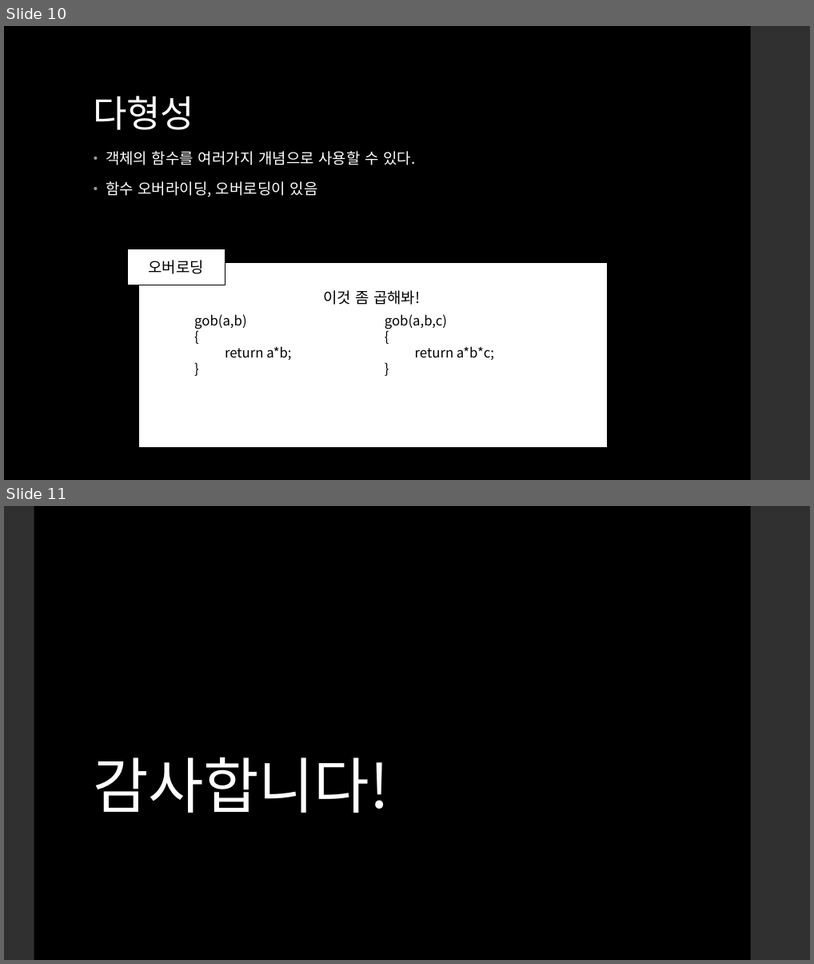
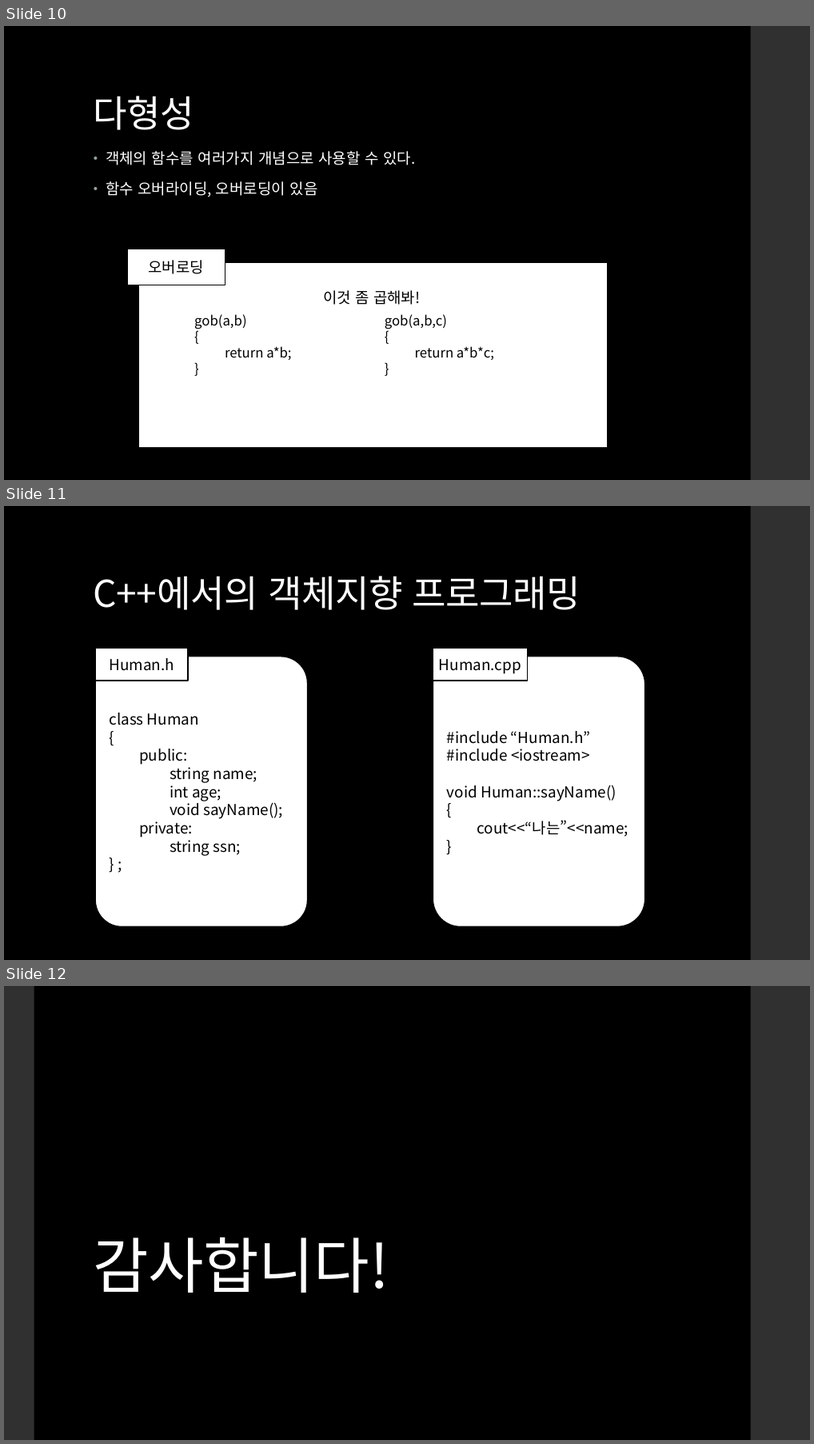
Before and after one commit to skyil7/Together-C-, a slide deck: 4강/객체지향프로그래밍 이론.pptx. Shown one above the other, each under a label of ours: slides 10 and 11 before the commit, slides 10, 11 and 12 after it. The pictures are 814x964 and 814x1444 pixels, drawn with LibreOffice and Linux fonts; fonts in the diff are those of the drawing. Boxes give left, top, right and bottom in pixels: in the first picture for what was removed or moved away, otherwise in the second. Text is boxed around its words. In the diff, an @@ line names an element or a change of style, - is before the commit and + after.

```diff
--- a/4강/객체지향프로그래밍 이론.pptx
+++ b/4강/객체지향프로그래밍 이론.pptx
@@ slide 11 added at <box>4,506,810,960</box>, background #000000; not listed: 1 template element that a slide beside it also shows @@
@@ title added at <box>94,576,582,610</box>, 44 pt, text #FFFFFF @@
+C++에서의 객체지향 프로그래밍
@@ rectangle added at <box>95,648,188,680</box>, fill #FFFFFF, outline #000000 1.1 pt, 18 pt, text #000000 @@
+Human.h
@@ rectangle added at <box>434,648,528,680</box>, fill #FFFFFF, outline #000000 1.1 pt, 18 pt, text #000000 @@
+Human.cpp
@@ rounded rectangle added at <box>95,656,308,926</box>, fill #FFFFFF, outline #000000 1.1 pt, 18 pt, text #000000 @@
+class Human
+{
+public:
+string name;
+int age;
+void sayName();
+private:
+string ssn;
+} ;
@@ rounded rectangle added at <box>434,656,646,926</box>, fill #FFFFFF, outline #000000 1.1 pt, 18 pt, text #000000 @@
+#include “Human.h”
+#include <iostream>
+void Human::sayName()
+{
+cout<<“나는”<<name;
+}
@@ what was slide 11 is now slide 12 @@
```
